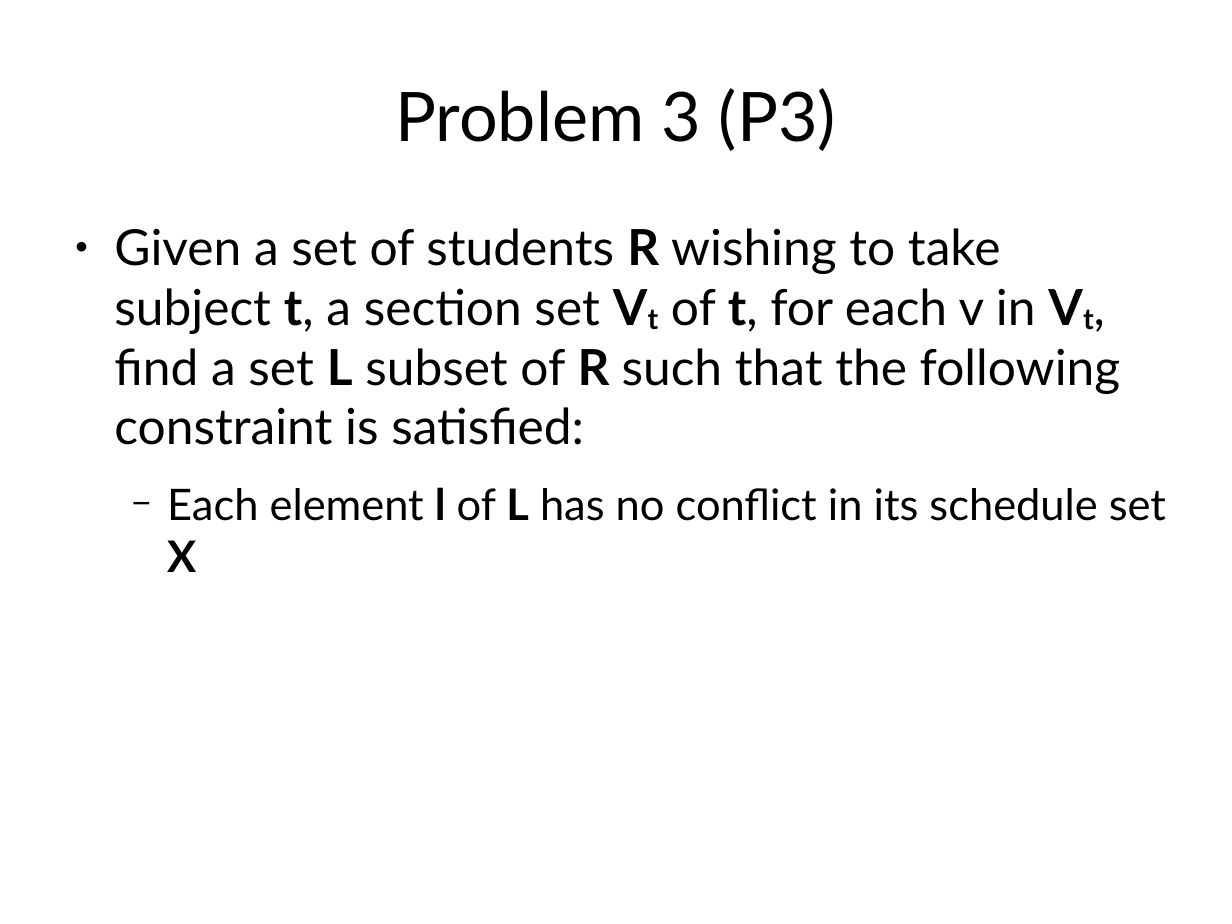
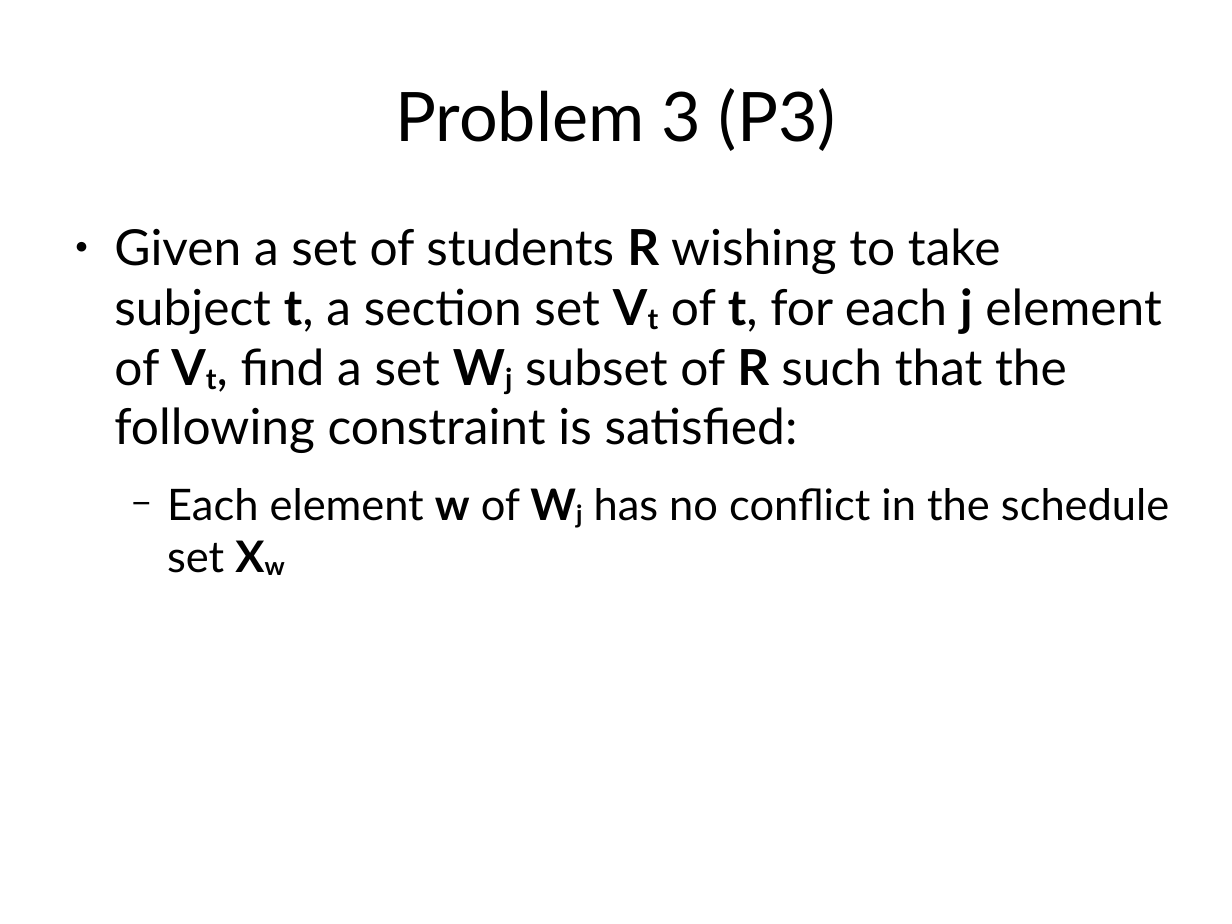
Before and after one commit to jachermocilla/jach-homepage, a slide deck: slide 22 of seminar-2008.odp. Drawn at 1232x924 pixels with LibreOffice and Linux fonts; fonts in the diff are those of the drawing. Boxes give left, top, right and bottom in pixels: in the first picture for what was removed or moved away, otherwise in the second. Text is boxed around its words. In the diff, an @@ line names an element or a change of style, - is before the commit and + after.

```diff
--- a/seminar-2008.odp
+++ b/seminar-2008.odp
@@ text at bbox=[114, 228, 1169, 573]: text changed @@
-● Given a set of students R wishing to take subject t, a section set Vt of t, for each v in Vt, find a set L subset of R such that the following constraint is satisfied:
-  − Each element l of L has no conflict in its schedule set X
+● Given a set of students R wishing to take subject t, a section set Vt of t, for each j element of Vt, find a set Wj subset of R such that the following constraint is satisfied:
+  − Each element w of Wj has no conflict in the schedule set Xw
```
Also in this commit, not shown: 4 other slides changed.
